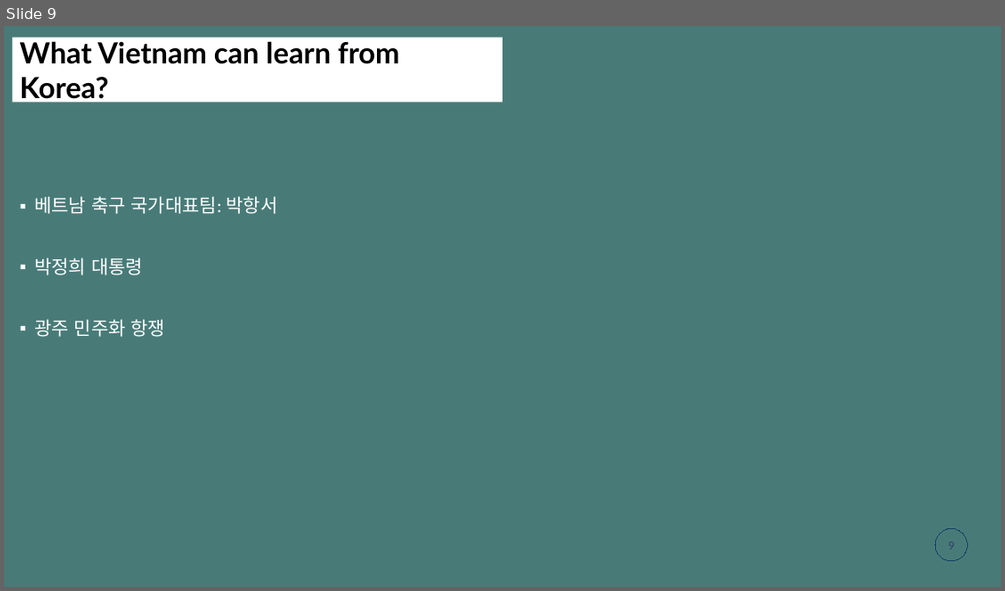
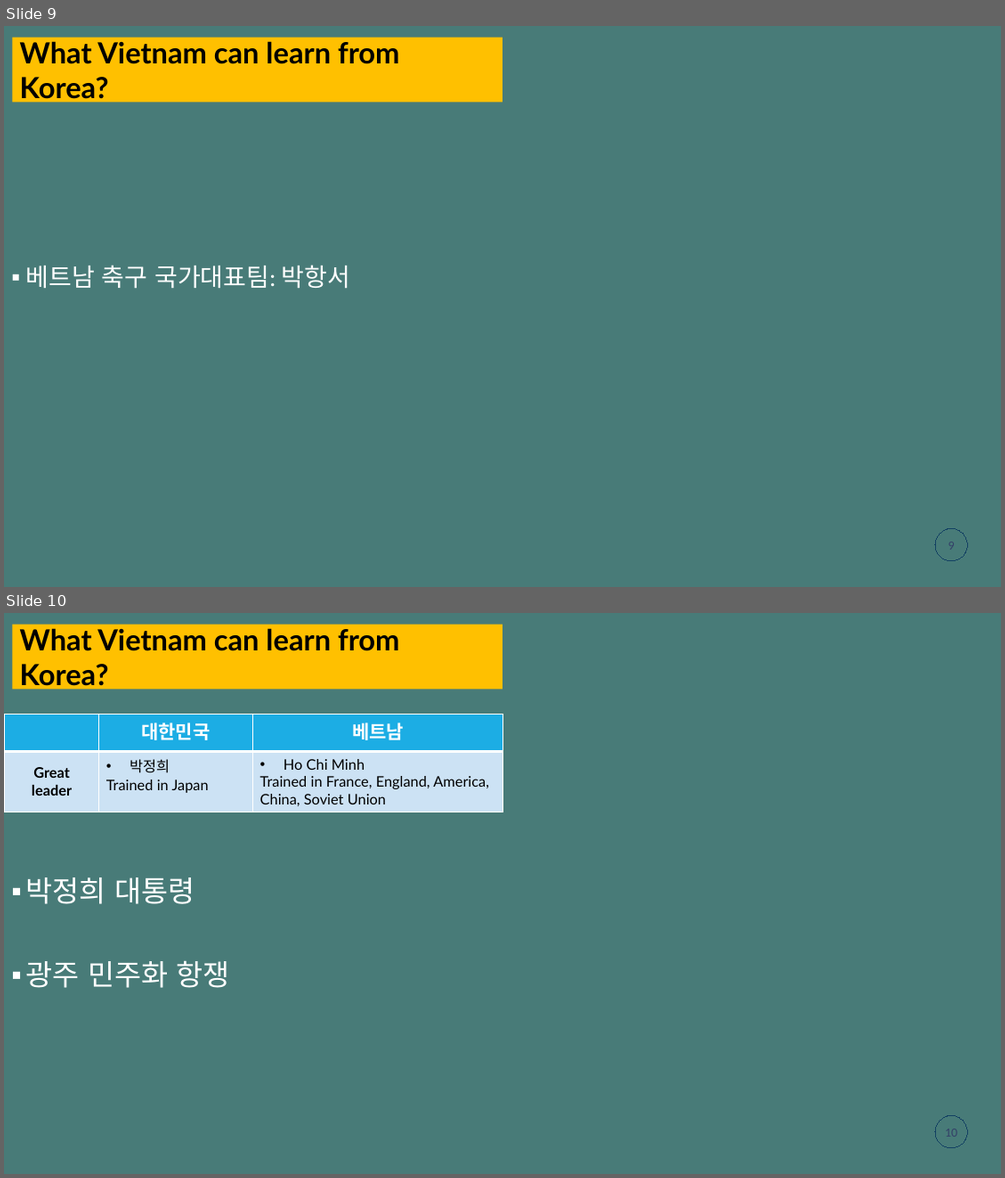
Before and after one commit to gemmanguen/Tetholidays, a slide deck: mducng_VN-KR.pptx. Shown one above the other, each under a label of ours: slide 9 before the commit, slides 9 and 10 after it. The pictures are 1005x591 and 1005x1178 pixels, drawn with LibreOffice and Linux fonts; fonts in the diff are those of the drawing. Boxes give left, top, right and bottom in pixels: in the first picture for what was removed or moved away, otherwise in the second. Text is boxed around its words. In the diff, an @@ line names an element or a change of style, - is before the commit and + after.

```diff
--- a/mducng_VN-KR.pptx
+++ b/mducng_VN-KR.pptx
@@ slide 10 added at (x1=4, y1=613, x2=1001, y2=1174), background #487B78 @@
@@ title added at (x1=12, y1=625, x2=502, y2=690), fill #FFC000, 28 pt, text #000000, bold @@
+What Vietnam can learn from Korea?
@@ table added at (x1=5, y1=714, x2=503, y2=811), 2 rows, 3 columns @@
+ | 대한민국 | 베트남
+Great leader | 박정희 / Trained in Japan | Ho Chi Minh / Trained in France, England, America, China, Soviet Union
@@ text added at (x1=26, y1=877, x2=229, y2=988), 28 pt, text #FFFFFF @@
+▪ 박정희 대통령
+▪ 광주 민주화 항쟁
@@ page number added at (x1=935, y1=1116, x2=967, y2=1148), outline #134163 5 pt, 12 pt, text #344068 @@
+10
@@ slide 9 changed as well @@
@@ title "What Vietnam can learn from ..." at (x1=12, y1=38, x2=502, y2=103): fill #FFFFFF to #FFC000 @@
@@ text "베트남 축구 국가대표팀: 박항서" moved from (x1=34, y1=196, x2=278, y2=337) to (x1=26, y1=265, x2=350, y2=288) @@
@@ text "베트남 축구 국가대표팀: 박항서" at (x1=26, y1=265, x2=350, y2=288): size 18 to 24 pt @@
@@ text at (x1=34, y1=257, x2=166, y2=337): paragraphs removed @@
-▪ 박정희 대통령
-▪ 광주 민주화 항쟁
```
Also in this commit, not shown: 9 other slides changed.
